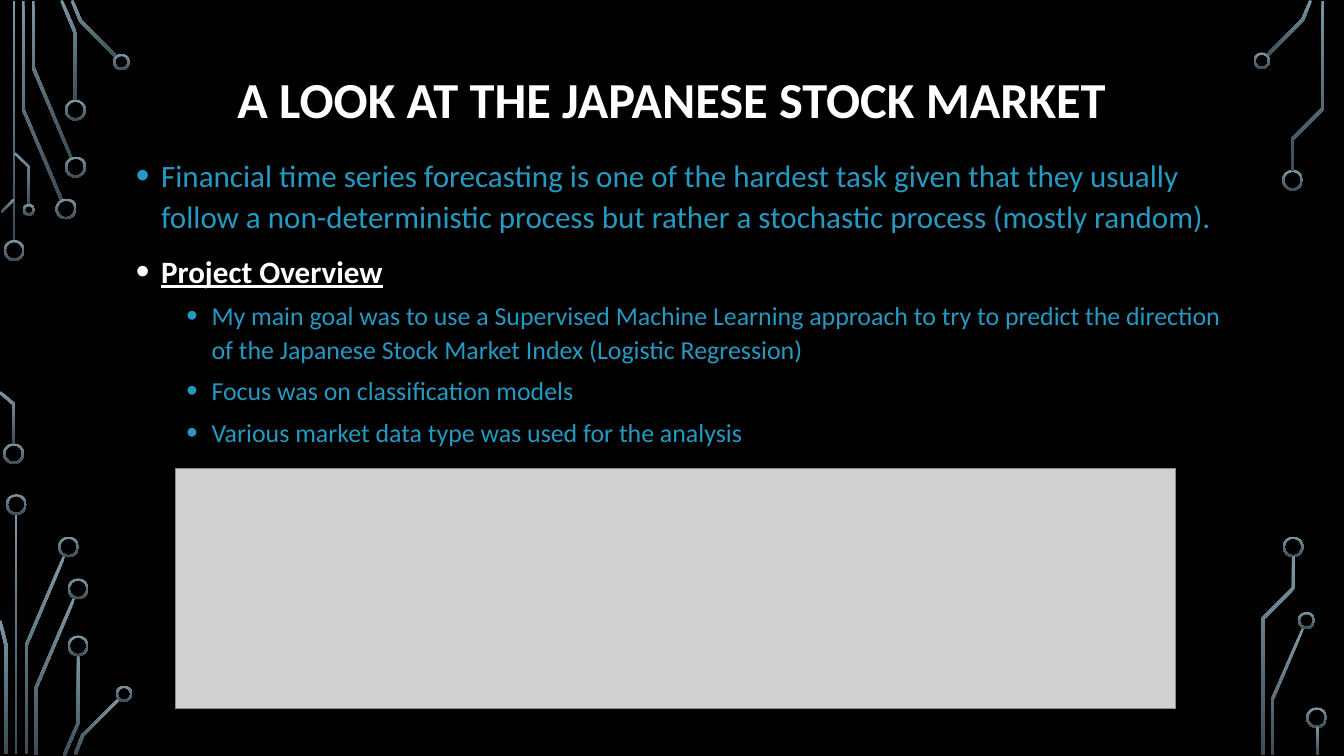
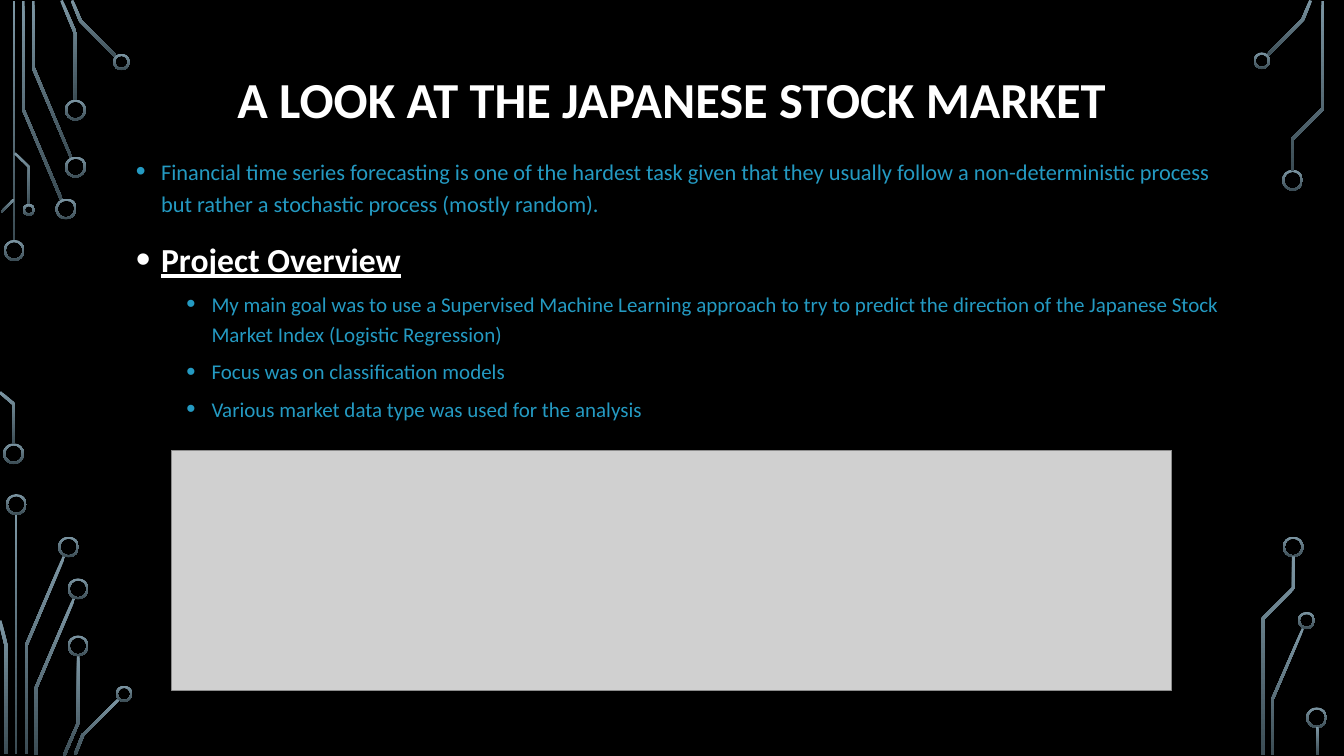
Before and after one commit to gfisherjr/Market_Indicator_Machine_Learning, a slide deck: slide 2 of Dev/Ben/Ben_Machine_Learning_Slides.pptx. Drawn at 1344x756 pixels with LibreOffice and Linux fonts; fonts in the diff are those of the drawing; grey boxes stand for pictures; background and template pictures are left out. Boxes give left, top, right and bottom in pixels: in the first picture for what was removed or moved away, otherwise in the second. Text is boxed around its words. In the diff, an @@ line names an element or a change of style, - is before the commit and + after.

```diff
--- a/Dev/Ben/Ben_Machine_Learning_Slides.pptx
+++ b/Dev/Ben/Ben_Machine_Learning_Slides.pptx
@@ text "Financial time series forecasting is ..." at [161,164,1218,421]: size 22.2 to 16 pt in "Financial time series forecasting is one of ..."; size 22.2 to 24 pt in "Project Overview"; size 18.5 to 15 pt in "My main goal was to use a ...", "Focus was on classification models", "Various market data type was used for ..."; line spacing 1.1 to 1.2 @@
@@ picture: place and size @@
-picture at [175,469,1177,709]
+picture at [171,451,1173,691]
```
Also in this commit, not shown: 2 other slides changed, 2 slides added, 3 other files.
